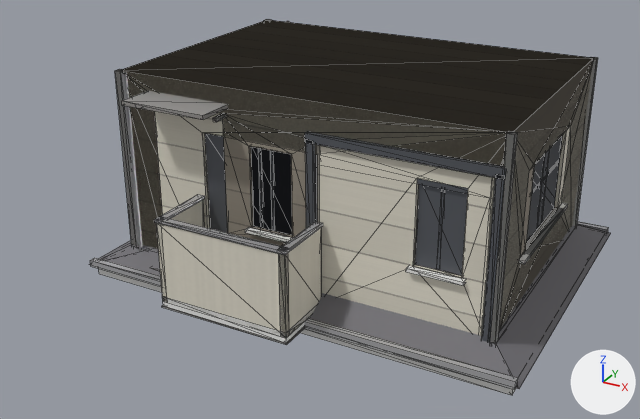
The glTF model assets/models/context/neighbor_house.glb as it was, and as the next commit left it.
Rendered twice from a 50 mm camera at (5.06, -10.37, 5.65) aimed at (-0.03, -1.13, 1.02). Every picture has the same lights, and +X, +Y and +Z are marked at lower right. The older version comes first. Mesh edges are drawn as thin lines on the coarser meshes. Where no turn or scale is listed for an object, it has been applied to the vertices.

The scene before the commit, as lines of its bpy script (objects in view):
```python
me_cube_2257 = bpy.data.meshes.new('Cube.2257')
me_cube_2257.from_pydata(...)  # 64 vertices, 96 faces; spans x -1.45..0.41, y -2.72..-1.79, z -0.01..1.21
# faces by material slot: [12, 36, 36, 12]
me_cube_2257.materials.append(mat_nhfascia)  # white #eaeae7
me_cube_2257.materials.append(mat_nhwall)  # picture img_nhwallimg
me_cube_2257.materials.append(mat_nhrail)  # light grey #cbcbce
me_cube_2257.materials.append(mat_nhtrim)  # grey #908e8b
me_cube_2265 = bpy.data.meshes.new('Cube.2265')
me_cube_2265.from_pydata(...)  # 24 vertices, 36 faces; spans x -3.03..3.03, y -2.28..2.28, z -0.18..0.07
# faces by material slot: [12, 24]
me_cube_2265.materials.append(mat_nhfascia)  # white #eaeae7
me_cube_2265.materials.append(mat_nhrail)  # light grey #cbcbce
me_cylinder_422 = bpy.data.meshes.new('Cylinder.422')
me_cylinder_422.from_pydata(...)  # 40 vertices, 72 faces; spans x -0.03..0.23, y -0.04..3.79, z -1.35..1.35
me_cylinder_422.materials.append(mat_nhrail)  # light grey #cbcbce
ob_nh_mid_pipe = bpy.data.objects.new('nh_mid_pipe', me_cylinder_422)
ob_nh_mid_pipe.location = (-2.46, -1.88, 1.35)
ob_nh_mid_rail = bpy.data.objects.new('nh_mid_rail', me_cube_2257)
ob_nh_mid_rail.location = (0.0, 0.0, 0.0)
ob_nh_roof_eave = bpy.data.objects.new('nh_roof_eave', me_cube_2265)
ob_nh_roof_eave.location = (0.0, 0.0, 0.0)
# also in view: 'nh_base_sash' at (0.02, -0.05, 1.17); 'nh_base_trim' at (0.0, -0.23, 1.35); 'nh_roof_hip' at (0.0, 0.0, 0.57); 'nh_mid_wall' at (0.0, 0.0, 1.35); 'nh_base_wall' at (0.0, 0.0, 1.35)
```
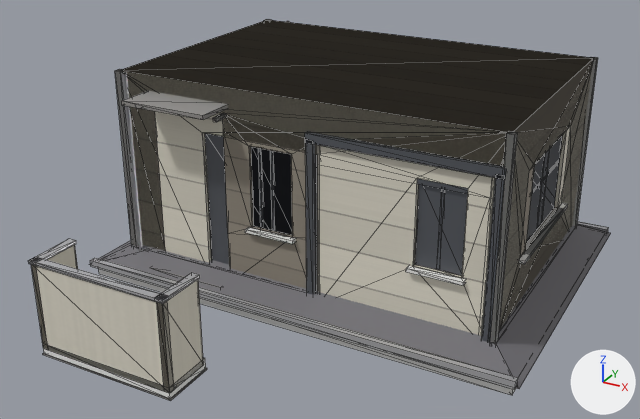
Changed parts and their boxes [x1, y1, x2, y2] in the pictures (640 x 419 px):
'nh_balc_main', added: after [28, 239, 207, 401]
    faces in mat_nhwall (picture img_nhwallimg): [31, 245, 203, 393]
    faces in mat_nhrail (light grey #cbcbce): [28, 239, 200, 304]
    faces in mat_nhfascia (white #eaeae7): [43, 346, 206, 398]
    faces in mat_nhtrim (grey #908e8b): [43, 353, 207, 401]
'nh_mid_rail', deleted: before [154, 194, 323, 345]
    faces in mat_nhwall (picture img_nhwallimg): [156, 200, 322, 338]
    faces in mat_nhrail (light grey #cbcbce): [154, 194, 323, 255]
    faces in mat_nhfascia (white #eaeae7): [162, 296, 316, 343]
    faces in mat_nhtrim (grey #908e8b): [162, 305, 305, 345]

What the commit changed:
Mesh me_cube_2382 is new.
It consists of a box spanning x -1.43..0.39, y -2.45..-1.8, z 0.0..0.14, material slot 0; a box spanning x -1.43..0.39, y -2.45..-2.38, z 0.07..1.17, material slot 1; a box spanning x -1.43..-1.36, y -2.45..-1.84, z 0.07..1.17, material slot 1; a box spanning x 0.32..0.39, y -2.45..-1.84, z 0.07..1.17, material slot 1; a box spanning x -1.44..0.41, y -2.46..-2.36, z 1.17..1.21, material slot 2; a box spanning x -1.44..-1.34, y -2.46..-1.83, z 1.17..1.21, material slot 2; a box spanning x 0.3..0.4, y -2.46..-1.83, z 1.17..1.21, material slot 2; a box spanning x -1.44..0.4, y -2.46..-1.79, z -0.02..0.0, material slot 3.
It uses material mat_nhfascia (white #eaeae7).
It uses material mat_nhwall (picture img_nhwallimg).
It uses material mat_nhrail (light grey #cbcbce).
It uses material mat_nhtrim (grey #908e8b).
Object 'nh_mid_rail' (ob_nh_mid_rail) is deleted.
Object 'nh_balc_main' (ob_nh_balc_main) is new; it shows me_cube_2382.
Its location is (-0.52, -1.8, 0.0).
